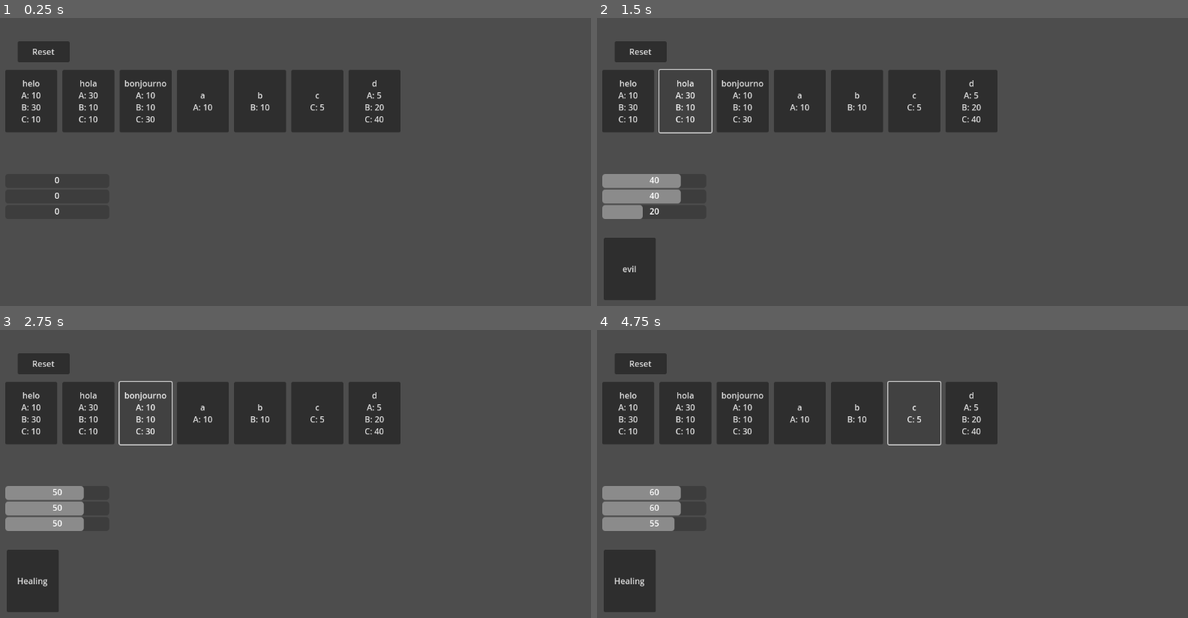
Above: before the commit, frames 1-4 (two rows, left to right).
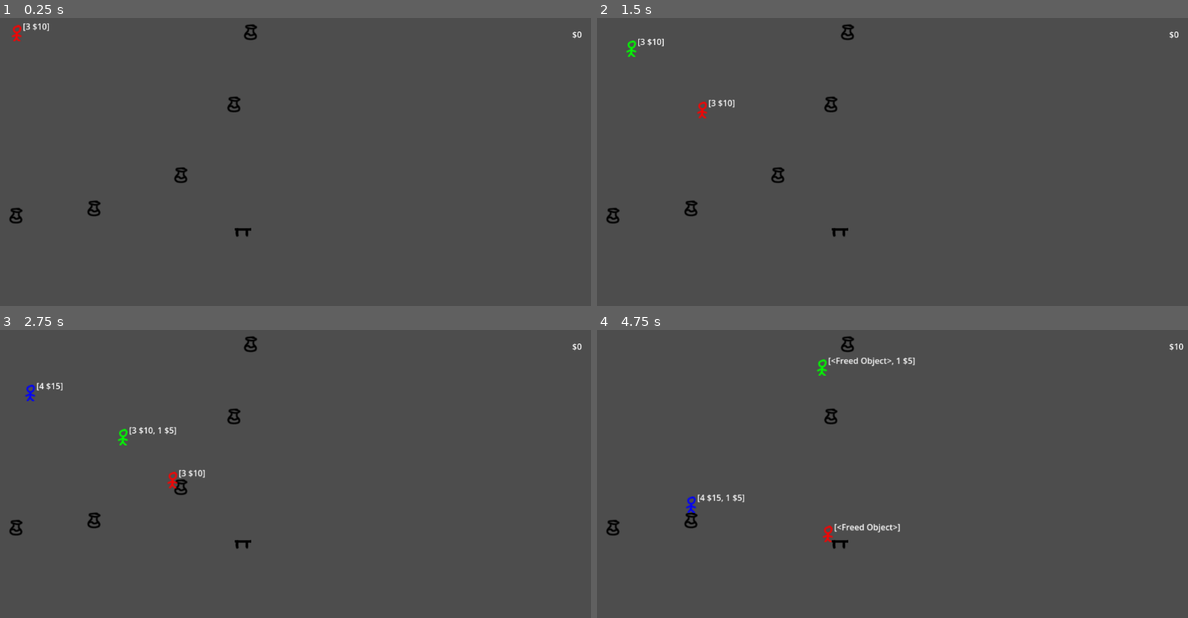
Above: after the commit, the same moments.

Repository: Hekkow/Shopkeeper-Game
Game: Godot game, scene res://store.tscn
The game is run twice, just before and just after one commit, with the same random seed, the same clock (stepped at 60 frames per second) and the same inputs. Before the commit the project starts from res://Scenes/node.tscn.
Inputs (mouse positions are in pixels of both pictures, inside the frame that each line leads up to):
- Up to frame 1 (0.25 s): no input
- Up to frame 2 (1.5 s): click (626, 101) at 0.5 s, where only the run before the commit has a clickable "helo A: 10 B: 30 C: 10"; click (685, 101) at 1.25 s, where only the run before the commit has a clickable "hola A: 30 B: 10 C: 10"
- Up to frame 3 (2.75 s): click (147, 413) at 2 s, where only the run before the commit has a clickable "bonjourno A: 10 B: 10 C: 30"
- Up to frame 4 (4.75 s): click (797, 413) at 2.75 s, where only the run before the commit has a clickable "a A: 10"; click (857, 413) at 3.5 s, where only the run before the commit has a clickable "b B: 10"; click (916, 413) at 4.25 s, where only the run before the commit has a clickable "c C: 5"

The runs differ from the first frame. In frame 1, 14% of the frame differs, in the area x 0-99%, y 1-77%; in frame 2, 16%; in frame 3, 16%; in frame 4, 16%, in the area x 0-100%, y 2-98%.

Commit message:
added customers

Diff:
--- a/Scenes/control.tscn
+++ b/Scenes/control.tscn
@@ -1,9 +1,10 @@
-[gd_scene load_steps=5 format=3 uid="uid://u2u425uo2a1y"]
+[gd_scene load_steps=6 format=3 uid="uid://u2u425uo2a1y"]
 
 [ext_resource type="Script" path="res://Scripts/Inventory.gd" id="1_rvy6p"]
-[ext_resource type="Script" path="res://Scripts/Display.gd" id="2_fkoey"]
+[ext_resource type="Script" path="res://Scripts/DisplayItems.gd" id="2_fkoey"]
 [ext_resource type="Script" path="res://Scripts/PriceInput.gd" id="3_y6lpi"]
-[ext_resource type="Script" path="res://Scripts/Money.gd" id="4_l6nm7"]
+[ext_resource type="Script" path="res://Scripts/MoneyLabel.gd" id="4_l6nm7"]
+[ext_resource type="Script" path="res://Scripts/CustomerButtons.gd" id="5_b2fyr"]
 
 [node name="Control" type="Control"]
 layout_mode = 3
@@ -19,7 +20,7 @@
 offset_bottom = 40.0
 script = ExtResource("1_rvy6p")
 
-[node name="Display" type="Container" parent="."]
+[node name="DisplayItems" type="Container" parent="."]
 layout_mode = 0
 offset_top = 150.0
 offset_right = 40.0
@@ -41,3 +42,11 @@
 offset_right = 1140.0
 offset_bottom = 43.0
 script = ExtResource("4_l6nm7")
+
+[node name="Customers" type="Container" parent="."]
+layout_mode = 0
+offset_left = 9.0
+offset_top = 499.0
+offset_right = 49.0
+offset_bottom = 539.0
+script = ExtResource("5_b2fyr")
--- a/Scenes/node.tscn
+++ b/Scenes/node.tscn
@@ -1,6 +1,6 @@
 [gd_scene load_steps=6 format=3 uid="uid://cn3yblpjy2qrs"]
 
-[ext_resource type="Script" path="res://Scripts/Reset.gd" id="1_gap75"]
+[ext_resource type="Script" path="res://Scripts/ResetButton.gd" id="1_gap75"]
 [ext_resource type="Script" path="res://Scripts/Ingredients.gd" id="2_jut8u"]
 [ext_resource type="Script" path="res://Scripts/RatioBars.gd" id="3_cs4fu"]
 [ext_resource type="Script" path="res://Scripts/Pot.gd" id="4_7x37d"]
--- /dev/null
+++ b/Scripts/Customer.gd
@@ -0,0 +1,118 @@
+extends Node2D
+
+class_name Customer
+
+@export var character_name: String
+@export var money: int
+@export var speed: int
+var destination
+var interested_item
+var paused = false
+var items_visited = []
+var exit = Vector2(0, 0)
+
+func _init(_character_name="", _money=0):
+	character_name = _character_name
+	money = _money
+
+func _ready():
+	SignalManager.connect("customer_took_item", on_customer_took_item)
+	SignalManager.connect("customer_interested", on_other_customer_interested)
+	visit_random_item()
+
+func visit_random_item():
+	var found = false
+	var item
+	while !found:
+		if Helper.len_without_deleted(items_visited) == len(Data.all["Store Items"]):
+			leave_store()
+			return
+		item = Data.all["Store Items"][Data.all["Seed"].randi_range(0, len(Data.all["Store Items"]) - 1)]
+		found = !items_visited.has(item)
+	items_visited.append(item)
+	interested_item = item.dupe()
+	destination = item.get_position()
+	item.area_entered.connect(Callable(on_item_visit).bind(item))
+
+func interested(_item):
+	return Data.all["Seed"].randf() > 0.5
+
+func on_item_visit(body, item):
+	if body != self:
+		return
+	if !Data.all["Store Items"].has(item):
+		item.area_entered.disconnect(Callable(on_item_visit).bind(item))
+		visit_random_item()
+		return
+	pause(0, 0.5)
+	item.area_entered.disconnect(Callable(on_item_visit).bind(item))
+	if interested(item):
+		SignalManager.emit_signal("customer_interested", self, interested_item)
+		Data.all["Store Items"].remove_at(Data.all["Store Items"].find(item))
+		await get_tree().create_timer(0.5).timeout
+		item.queue_free()
+		var table = Data.all["Table"]
+		destination = table.get_position()
+		table.area_entered.connect(on_table_visit)
+		SignalManager.emit_signal("customer_took_item", self, interested_item)
+	else:
+		visit_random_item()
+
+func on_customer_took_item(customer, item):
+	if customer == self:
+		return
+	if !item.equals(interested_item):
+		return
+
+func on_other_customer_interested(customer, item):
+	if customer == self:
+		return
+	if !item.equals(interested_item):
+		return
+	pause(0.5, 0.5)
+	var current_destination = destination
+	visit_random_item()
+	var next_destination = destination
+	destination = current_destination
+	await get_tree().create_timer(0.5).timeout
+	destination = next_destination
+
+
+
+func find_item_visited(item):
+	for i in range(len(items_visited)):
+		if item.equals(items_visited[i]):
+			return i
+	return -1
+
+func pause(seconds_before, seconds_during):
+	await get_tree().create_timer(seconds_before).timeout
+	paused = true
+	await get_tree().create_timer(seconds_during).timeout
+	paused = false
+
+func on_table_visit(body):
+	if body != self:
+		return
+	haggle(interested_item)
+
+func haggle(item):
+	pause(0, 1)
+	buy(item)
+
+func buy(item):
+	money -= item.sold_price
+	SignalManager.emit_signal("item_sold", self, item)
+	leave_store()
+
+func _physics_process(_delta):
+	# print(items_visited)
+	get_node("Label").text = str(items_visited)
+	if !paused:
+		position += (destination - get_position()).normalized() * speed
+
+func _to_string():
+	return "%s\n$%s" % [character_name, money]
+
+func leave_store():
+	destination = exit
--- /dev/null
+++ b/Scripts/CustomerButtons.gd
@@ -0,0 +1,21 @@
+extends Container
+
+func _ready():
+	SignalManager.connect("item_sold", on_item_sold)
+	var customers = Data.all["Customers"]
+	for i in range(len(customers)):
+		var button = Button.new()
+		add_child(button)
+		button.set_position(Vector2(Data.all["UI"]["itemButtonWidth"]*i + Data.all["UI"]["itemMargin"]*i + Data.all["UI"]["itemMargin"], Data.all["UI"]["itemMargin"]))
+		button.set_size(Vector2(Data.all["UI"]["itemButtonWidth"], Data.all["UI"]["itemButtonHeight"]))
+		button.text = customers[i].to_string()
+		button.pressed.connect(Callable(_on_button_pressed).bind(customers[i]))
+		button.set_meta("customer", customers[i])
+
+func on_item_sold(customer, _item):
+	for child in get_children():
+		if child.get_meta("customer") == customer:
+			child.text = customer.to_string()
+
+func _on_button_pressed(customer):
+	Data.all["Active Customer"] = customer
--- a/Scripts/Data.gd
+++ b/Scripts/Data.gd
@@ -27,17 +27,25 @@
 		Recipe.new("litty chair", Element.new([1, 3, 1])),
 		Recipe.new("sam i am", Element.new([1, 3, 3])),
 	],
+	# "Customers" = [
+	# 	Customer.new("Bob", 400),
+	# 	Customer.new("Jeff", 700),
+	# ],
 	"Pot Ingredients" = [],
 	"Store Items" = [],
 }
 func _ready():
 	initialize_items()
+	initialize_seed()
 
 func initialize_items():
-	all["Items"] = [
-		Item.new(10, all["Recipes"][0]),
-		Item.new(15, all["Recipes"][1]),
-		Item.new(20, all["Recipes"][2]),
-		Item.new(3, all["Recipes"][3]),
-		Item.new(27, all["Recipes"][4]),
-	]
+	# all["Items"] = [
+	# 	Item.new(10, all["Recipes"][0]),
+	# 	Item.new(15, all["Recipes"][1]),
+	# 	Item.new(20, all["Recipes"][2]),
+	# 	Item.new(3, all["Recipes"][3]),
+	# 	Item.new(27, all["Recipes"][4]),
+	# ]
+	pass
+func initialize_seed():
+	all["Seed"] = RandomNumberGenerator.new()
--- a/Scripts/Display.gd
+++ b/Scripts/DisplayItems.gd
@@ -16,5 +16,6 @@
 
 func _on_item_pressed(item):
 	item.sold_price = item.price
-	SignalManager.emit_signal("item_sold", item)
+	Data.all["Active Customer"].interested(item)
+	# SignalManager.emit_signal("customer_interested", item)
 	Helper.find_by_metadata(self, "Item", item).queue_free()
--- a/Scripts/Element.gd
+++ b/Scripts/Element.gd
@@ -17,10 +17,13 @@
 func arr() -> Array:
 	return [a, b, c]
 
+func equals(element: Element) -> bool:
+	return a == element.a && b == element.b && c == element.c
+
 static func ingredients_to_element(ingredients) -> Element:
 	var element = Element.new()
 	for ingredient in ingredients:
-		for i in range(len(element.arr())):
+		for i in numberElements:
 			element.add(i, ingredient.elements[i])
 	return element
 
@@ -33,19 +36,20 @@
 		2:
 			c += value
 
-static func element_to_percentages(element) -> Array:
+func element_to_percentages() -> Array:
 	var percentages = []
-	var maximum = get_max(element)
-	for i in range(len(element.arr())):
-		percentages.append(float(element.arr()[i])/maximum*fillPercent)
+	var maximum = get_max()
+	var elements = arr()
+	for i in numberElements:
+		percentages.append(float(elements[i])/maximum*fillPercent)
 	return percentages
 
-static func get_max(element):
-	var _elements = element.arr()
+func get_max():
+	var elements = arr()
 	var maximum = 0
-	for i in range(len(_elements)):
-		if _elements[i] > maximum:
-			maximum = _elements[i]
+	for i in numberElements:
+		if elements[i] > maximum:
+			maximum = elements[i]
 	return maximum
 
 func _to_string():
--- a/Scripts/Helper.gd
+++ b/Scripts/Helper.gd
@@ -5,3 +5,14 @@
 		if child.get_meta(key) == value:
 			return child
 	return null
+func remove_freed(arr):
+	for i in arr.duplicate():
+		if !is_instance_valid(i):
+			arr.erase(i)
+
+func len_without_deleted(arr):
+	var n = 0
+	for i in arr:
+		if is_instance_valid(i):
+			n += 1
+	return n
--- a/Scripts/Ingredients.gd
+++ b/Scripts/Ingredients.gd
@@ -9,8 +9,8 @@
 	for i in range(len(ingredients)):
 		var button = Button.new()
 		add_child(button)
-		button.set_position(Vector2(100*i + 10*i + 10, 100))
-		button.set_size(Vector2(100, 120))
+		button.set_position(Vector2(Data.all["UI"]["itemButtonWidth"]*i + Data.all["UI"]["itemMargin"]*i + Data.all["UI"]["itemMargin"], Data.all["UI"]["itemMargin"]))
+		button.set_size(Vector2(Data.all["UI"]["itemButtonWidth"], Data.all["UI"]["itemButtonHeight"]))
 		button.text = ingredients[i].ingredientName
 		for element in range(len(ingredients[i].elements)):
 			if ingredients[i].elements[element] != 0:
--- a/Scripts/Item.gd
+++ b/Scripts/Item.gd
@@ -1,13 +1,25 @@
-extends Resource
+extends Node
 class_name Item
 @export var price = -1
 @export var base_price: int
 @export var recipe: Recipe
 @export var sold_price = -1
 
-func _init(_base_price, _recipe=null):
+func _init(_base_price=-1, _recipe=null):
 	base_price = _base_price
 	recipe = _recipe
+
+func _ready():
+	Data.all["Store Items"].append(self)
+
+func dupe() -> Item:
+	var item = Item.new(base_price, recipe)
+	item.price = price
+	item.sold_price = sold_price
+	return item
+
+func equals(item) -> bool:
+	return recipe.equals(item.recipe) && base_price == item.base_price
 
 func _to_string():
 	if price == -1:
--- a/Scripts/Money.gd
+++ b/Scripts/MoneyLabel.gd
@@ -4,6 +4,6 @@
 	SignalManager.connect("item_sold", on_item_sold)
 	text = "$" + str(Data.all["Player"]["money"])
 
-func on_item_sold(item):
+func on_item_sold(_customer, item):
 	Data.all["Player"]["money"] += item.price
 	text = "$" + str(Data.all["Player"]["money"])
--- a/Scripts/RatioBars.gd
+++ b/Scripts/RatioBars.gd
@@ -16,7 +16,6 @@
 		add_child(progress_bar)
 		progress_bar.set_size(Vector2(200, 20))
 		progress_bar.set_position(Vector2(10, 300 + i * 30))
-		# progress_bar.value = 0
 		progress_bar.show_percentage = false
 		_progress_bars.append(progress_bar)
 
@@ -29,12 +28,12 @@
 
 func _on_ingredient_added(_ingredients):
 	var elements = Element.ingredients_to_element(Data.all["Pot Ingredients"])
-	var percentages = Element.element_to_percentages(elements)
+	var percentages = elements.element_to_percentages()
 	for i in range(Element.numberElements):
 		_progress_bars[i].value = percentages[i]
 		recenter_label(_labels[i], elements.arr()[i])
 
-func recenter_label(label, value):
+func recenter_label(label, value): # doesnt even work man
 	label.text = str(value)
 	label.set_position(Vector2(_progress_bars[0].get_size().x / 2 - label.get_minimum_size().x / 2, 0))
 
--- a/Scripts/Recipe.gd
+++ b/Scripts/Recipe.gd
@@ -5,15 +5,18 @@
 var maxDiff = 0.2
 static var maximum = 10000
 
-func _init(_recipeName, _elements):
+func _init(_recipeName="", _elements=Element.new()):
 	recipeName = _recipeName
 	elements = _elements
 
-func equals(recipe):
+func recipe_equals(recipe):
 	for i in range(len(elements.arr())):
 		if abs(elements.arr()[i] - recipe[i]) > maxDiff:
 			return false
 	return true
+
+func equals(recipe):
+	return recipeName == recipe.recipeName && elements.equals(recipe.elements)
 
 func _to_string():
 	return recipeName + " " + elements.to_string()
@@ -29,5 +32,5 @@
 	for i in range(len(e)):
 		values.append(float(e[i])/float(minimum))
 	for recipe in Data.all["Recipes"]:
-		if recipe.equals(values):
+		if recipe.recipe_equals(values):
 			return recipe
--- a/Scripts/SignalManager.gd
+++ b/Scripts/SignalManager.gd
@@ -2,5 +2,8 @@
 signal ingredient_added(ingredient)
 signal ingredients_reset
 signal item_added(item)
-signal item_sold(item)
+signal item_sold(customer, item)
 signal price_set(item)
+signal customer_clicked()
+signal customer_interested(item)
+signal customer_took_item(customer, item)
--- /dev/null
+++ b/Scripts/Store.gd
@@ -0,0 +1,17 @@
+extends Node2D
+
+var colors = [Color(255, 0, 0), Color(0, 255, 0), Color(0, 0, 255)]
+var customer_name = ["Red", "Green", "Blue"]
+
+func _ready():
+	spawn_customers(3)
+
+func spawn_customers(number_customers):
+	var scene := load("res://customer.tscn")
+	for i in number_customers:
+		var customer = scene.instantiate()
+		customer.get_node("Sprite2D").modulate = colors[i]
+		customer.speed = 3
+		customer.character_name = customer_name[i]
+		add_child(customer)
+		await get_tree().create_timer(1).timeout
--- /dev/null
+++ b/Scripts/Table.gd
@@ -0,0 +1,6 @@
+extends Area2D
+
+
+# Called when the node enters the scene tree for the first time.
+func _ready():
+	Data.all["Table"] = self
--- /dev/null
+++ b/customer.tscn
@@ -0,0 +1,21 @@
+[gd_scene load_steps=4 format=3 uid="uid://qx2dsgaptaoh"]
+
+[ext_resource type="Texture2D" uid="uid://3xqdtkaj4lxv" path="res://Resources/Characters/customer.png" id="1_1vnue"]
+[ext_resource type="Script" path="res://Scripts/Customer.gd" id="2_uxyfl"]
+
+[sub_resource type="RectangleShape2D" id="RectangleShape2D_bx2q8"]
+
+[node name="Area2D" type="Area2D"]
+script = ExtResource("2_uxyfl")
+
+[node name="Sprite2D" type="Sprite2D" parent="."]
+texture = ExtResource("1_1vnue")
+
+[node name="CollisionShape2D" type="CollisionShape2D" parent="."]
+shape = SubResource("RectangleShape2D_bx2q8")
+
+[node name="Label" type="Label" parent="."]
+offset_left = 10.0
+offset_top = -25.0
+offset_right = 50.0
+offset_bottom = -2.0
--- /dev/null
+++ b/item.tscn
@@ -0,0 +1,15 @@
+[gd_scene load_steps=4 format=3 uid="uid://cii2we4mcaev0"]
+
+[ext_resource type="Texture2D" uid="uid://dmb4bqdvvh057" path="res://Resources/Characters/item.png" id="1_lsbea"]
+[ext_resource type="Script" path="res://Scripts/Item.gd" id="2_nq41e"]
+
+[sub_resource type="RectangleShape2D" id="RectangleShape2D_p11h6"]
+
+[node name="Area2D" type="Area2D"]
+script = ExtResource("2_nq41e")
+
+[node name="Sprite2D" type="Sprite2D" parent="."]
+texture = ExtResource("1_lsbea")
+
+[node name="CollisionShape2D" type="CollisionShape2D" parent="."]
+shape = SubResource("RectangleShape2D_p11h6")
--- a/project.godot
+++ b/project.godot
@@ -11,8 +11,9 @@
 [application]
 
 config/name="My Game"
-run/main_scene="res://Scenes/node.tscn"
+run/main_scene="res://store.tscn"
 config/features=PackedStringArray("4.2", "Mobile")
+run/max_fps=60
 config/icon="res://icon.svg"
 
 [autoload]
@@ -20,3 +21,11 @@
 SignalManager="*res://Scripts/SignalManager.gd"
 Helper="*res://Scripts/Helper.gd"
 Data="*res://Scripts/Data.gd"
+
+[debug]
+
+file_logging/enable_file_logging=true
+
+[rendering]
+
+renderer/rendering_method="mobile"
--- /dev/null
+++ b/store.tscn
@@ -0,0 +1,113 @@
+[gd_scene load_steps=18 format=3 uid="uid://cn5b5ichbe4w0"]
+
+[ext_resource type="Script" path="res://Scripts/Store.gd" id="1_1e43p"]
+[ext_resource type="PackedScene" uid="uid://cii2we4mcaev0" path="res://item.tscn" id="1_d76q8"]
+[ext_resource type="Script" path="res://Scripts/Element.gd" id="4_21vjv"]
+[ext_resource type="PackedScene" uid="uid://bh7883wbgmv6" path="res://table.tscn" id="5_34ma5"]
+[ext_resource type="Script" path="res://Scripts/Recipe.gd" id="5_tcuya"]
+[ext_resource type="Script" path="res://Scripts/Table.gd" id="6_by8wd"]
+[ext_resource type="Script" path="res://Scripts/MoneyLabel.gd" id="7_u3dk6"]
+
+[sub_resource type="Resource" id="Resource_pfd13"]
+script = ExtResource("4_21vjv")
+a = 1
+b = 2
+c = 3
+
+[sub_resource type="Resource" id="Resource_hc2d1"]
+script = ExtResource("5_tcuya")
+recipeName = "1"
+elements = SubResource("Resource_pfd13")
+
+[sub_resource type="Resource" id="Resource_745vi"]
+script = ExtResource("4_21vjv")
+a = 1
+b = 2
+c = 3
+
+[sub_resource type="Resource" id="Resource_cgkq7"]
+script = ExtResource("5_tcuya")
+recipeName = "2"
+elements = SubResource("Resource_745vi")
+
+[sub_resource type="Resource" id="Resource_abqfr"]
+script = ExtResource("4_21vjv")
+a = 3
+b = 2
+c = 1
+
+[sub_resource type="Resource" id="Resource_cjuga"]
+script = ExtResource("5_tcuya")
+recipeName = "3"
+elements = SubResource("Resource_abqfr")
+
+[sub_resource type="Resource" id="Resource_gmwh5"]
+script = ExtResource("4_21vjv")
+a = 1
+b = 2
+c = 3
+
+[sub_resource type="Resource" id="Resource_rbylh"]
+script = ExtResource("5_tcuya")
+recipeName = "4"
+elements = SubResource("Resource_gmwh5")
+
+[sub_resource type="Resource" id="Resource_tcknx"]
+script = ExtResource("4_21vjv")
+a = 1
+b = 2
+c = 3
+
+[sub_resource type="Resource" id="Resource_poy2b"]
+script = ExtResource("5_tcuya")
+recipeName = "5"
+elements = SubResource("Resource_tcknx")
+
+[node name="Node2D" type="Node2D"]
+script = ExtResource("1_1e43p")
+
+[node name="Table" parent="." instance=ExtResource("5_34ma5")]
+position = Vector2(467, 412)
+script = ExtResource("6_by8wd")
+
+[node name="Item 1" parent="." instance=ExtResource("1_d76q8")]
+position = Vector2(483, 27)
+price = 5
+base_price = 5
+recipe = SubResource("Resource_hc2d1")
+sold_price = 5
+
+[node name="Item 2" parent="." instance=ExtResource("1_d76q8")]
+position = Vector2(451, 166)
+price = 5
+base_price = 5
+recipe = SubResource("Resource_cgkq7")
+sold_price = 5
+
+[node name="Item 3" parent="." instance=ExtResource("1_d76q8")]
+position = Vector2(349, 302)
+price = 10
+base_price = 15
+recipe = SubResource("Resource_cjuga")
+sold_price = 20
+
+[node name="Item 4" parent="." instance=ExtResource("1_d76q8")]
+position = Vector2(182, 366)
+price = 15
+base_price = 15
+recipe = SubResource("Resource_rbylh")
+sold_price = 15
+
+[node name="Item 5" parent="." instance=ExtResource("1_d76q8")]
+position = Vector2(32, 380)
+price = 20
+base_price = 20
+recipe = SubResource("Resource_poy2b")
+sold_price = 20
+
+[node name="Money" type="Label" parent="."]
+offset_left = 1100.0
+offset_top = 20.0
+offset_right = 1140.0
+offset_bottom = 43.0
+script = ExtResource("7_u3dk6")
--- /dev/null
+++ b/table.tscn
@@ -0,0 +1,13 @@
+[gd_scene load_steps=3 format=3 uid="uid://bh7883wbgmv6"]
+
+[ext_resource type="Texture2D" uid="uid://bgyi5eu12xsod" path="res://Resources/Characters/table.png" id="1_g508f"]
+
+[sub_resource type="RectangleShape2D" id="RectangleShape2D_5cqgc"]
+
+[node name="Area2D" type="Area2D"]
+
+[node name="Sprite2D" type="Sprite2D" parent="."]
+texture = ExtResource("1_g508f")
+
+[node name="CollisionShape2D" type="CollisionShape2D" parent="."]
+shape = SubResource("RectangleShape2D_5cqgc")
Binary file added: Resources/Characters/customer.png
Not shown, added: Resources/Characters/customer.png.import
Binary file added: Resources/Characters/item.png
Not shown, added: Resources/Characters/item.png.import
Binary file added: Resources/Characters/table.png
Not shown, added: Resources/Characters/table.png.import
Renamed: Scripts/Reset.gd -> Scripts/ResetButton.gd
